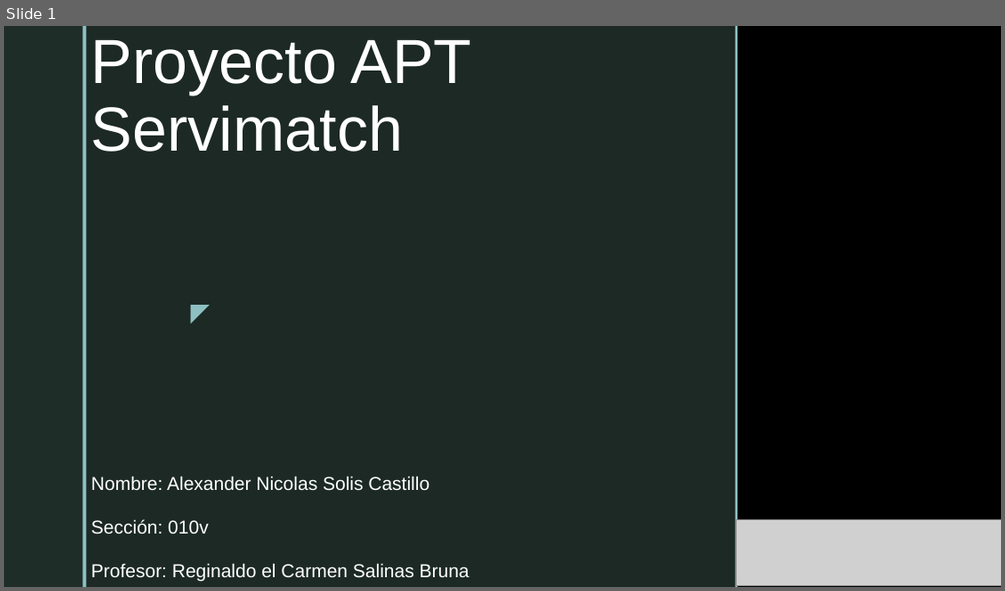
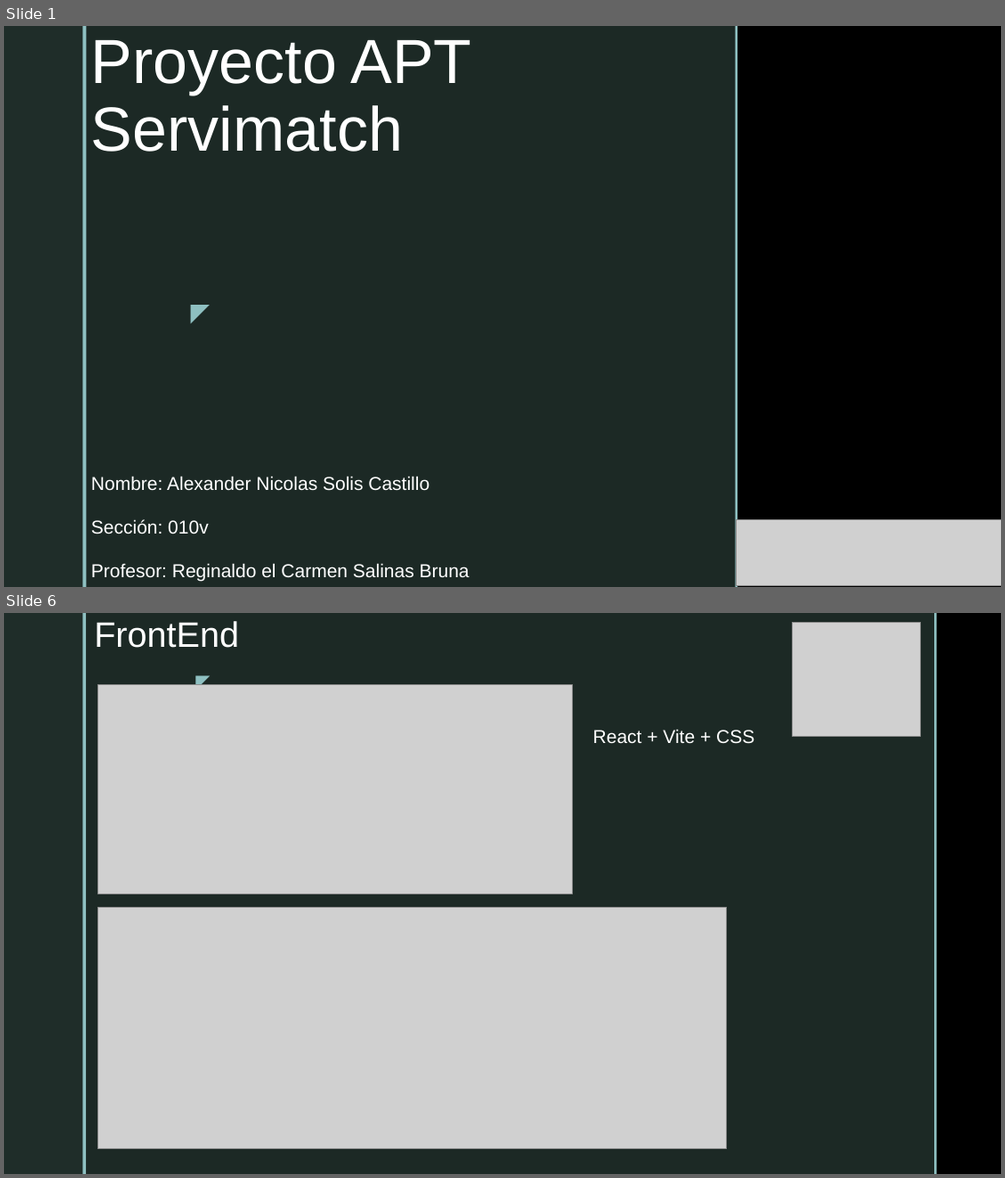
Before and after one commit to AleSolis-Duoc/ProyectoAPT_AS2026, a slide deck: fase2/Proyecto APT2.pptx. Shown one above the other, each under a label of ours: slide 1 before the commit, slides 1 and 6 after it; the slides between them are not shown. The pictures are 1005x591 and 1005x1178 pixels, drawn with LibreOffice and Linux fonts; fonts in the diff are those of the drawing; grey boxes stand for pictures; background and template pictures are left out. Boxes give left, top, right and bottom in pixels: in the first picture for what was removed or moved away, otherwise in the second. Text is boxed around its words. In the diff, an @@ line names an element or a change of style, - is before the commit and + after.

```diff
--- a/fase2/Proyecto APT2.pptx
+++ b/fase2/Proyecto APT2.pptx
@@ slide 6 added at [4, 613, 1001, 1174], background picture (left out); not listed: 2 template elements that a slide beside it also shows @@
@@ rectangle added at [86, 613, 934, 1174], fill #1F2D29 at 92% opacity @@
@@ title added at [94, 621, 239, 648], 34 pt, text #FFFFFF @@
+FrontEnd
@@ picture added at [793, 622, 921, 736] @@
@@ rectangle added at [934, 613, 937, 1174], fill #8EC0C1 @@
@@ text added at [184, 666, 217, 695], 18 pt, text #8EC0C1 @@
+◤
@@ picture added at [97, 685, 573, 893] @@
@@ text added at [593, 729, 754, 744], 18 pt, text #FFFFFF @@
+React + Vite + CSS
@@ picture added at [97, 907, 727, 1149] @@
```
Also in this commit, not shown: 9 other slides added, 11 slides removed, 17 other files.
